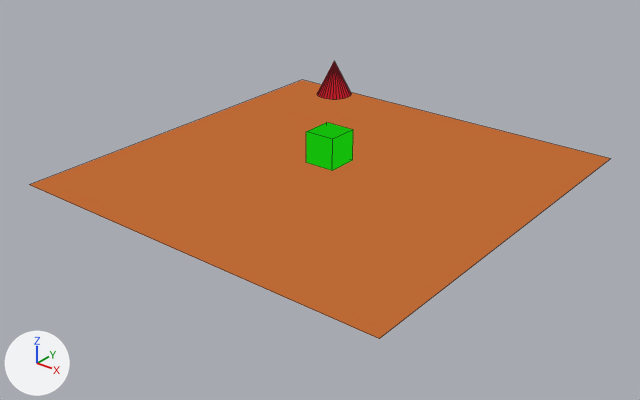
An edit to the Blender file src/test/resources/unit_tests/constraints.blend, drawn before and after from the same camera.
Before and after are seen from a 50 mm camera at (30.4, -38.9, 22.0) aimed at (0.9, -2.0, -0.9). The lights are fixed; the arrows at lower left show +X, +Y and +Z. Mesh edges are drawn as thin lines.
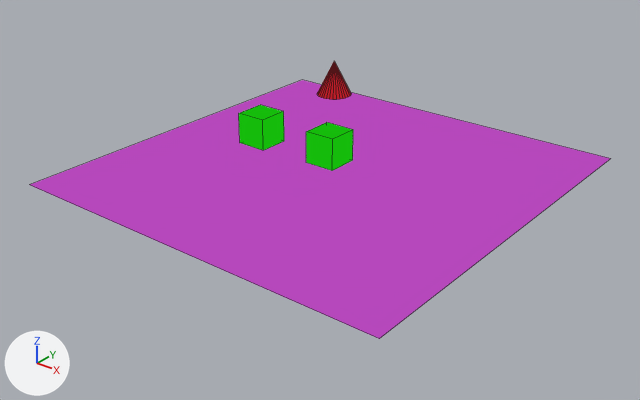
What differs and where, as boxes [x1, y1, x2, y2] in the pictures (640 x 400 px):
'Plane', recoloured (orange to pink): [30, 80, 611, 339] in both
'Cube', surface changed: [306, 122, 353, 171] in both
'Cube.001', added: after [239, 105, 284, 150]

The change, as a diff of the scene's bpy script:
```diff
--- a/src/test/resources/unit_tests/constraints.blend.py
+++ b/src/test/resources/unit_tests/constraints.blend.py
@@ mat_material_005 @@
 n2 = _N.new('ShaderNodeRGB'); n2.name = 'RGB'
-n2.outputs[0].default_value = (0.5, 0.14, 0.0357, 1.0)  # 'Color', orange #bc6935
+n2.outputs[0].default_value = (0.466, 0.0644, 0.5, 1.0)  # 'Color', pink #b648bc
 _L.new(n1.outputs[0], n0.inputs[0])  # 'Surface' to 'Surface'
@@ mat_material_003 @@
 n0 = _N.new('ShaderNodeOutputMaterial'); n0.name = 'Material Output'
+n2 = _N.new('ShaderNodeRGB'); n2.name = 'RGB'
+n2.outputs[0].default_value = (0.00775, 0.5, 0.00348, 1.0)  # 'Color', green #15bc0b
 n1 = _N.new('ShaderNodeGroup'); n1.name = 'Group'
@@ mat_material_003 @@
 n1.inputs[6].default_value = 0.0  # '!RenderBucket'
-n2 = _N.new('ShaderNodeRGB'); n2.name = 'RGB'
-n2.outputs[0].default_value = (0.00775, 0.5, 0.00348, 1.0)  # 'Color', green #15bc0b
 _L.new(n1.outputs[0], n0.inputs[0])  # 'Surface' to 'Surface'
@@ ob_cube_001 @@
+ob_cube_001 = bpy.data.objects.new('Cube.001', me_cube.copy())  # the mesh of ob_cube
+ob_cube_001.location = (-5.25, -0.24, 1.66)
```
